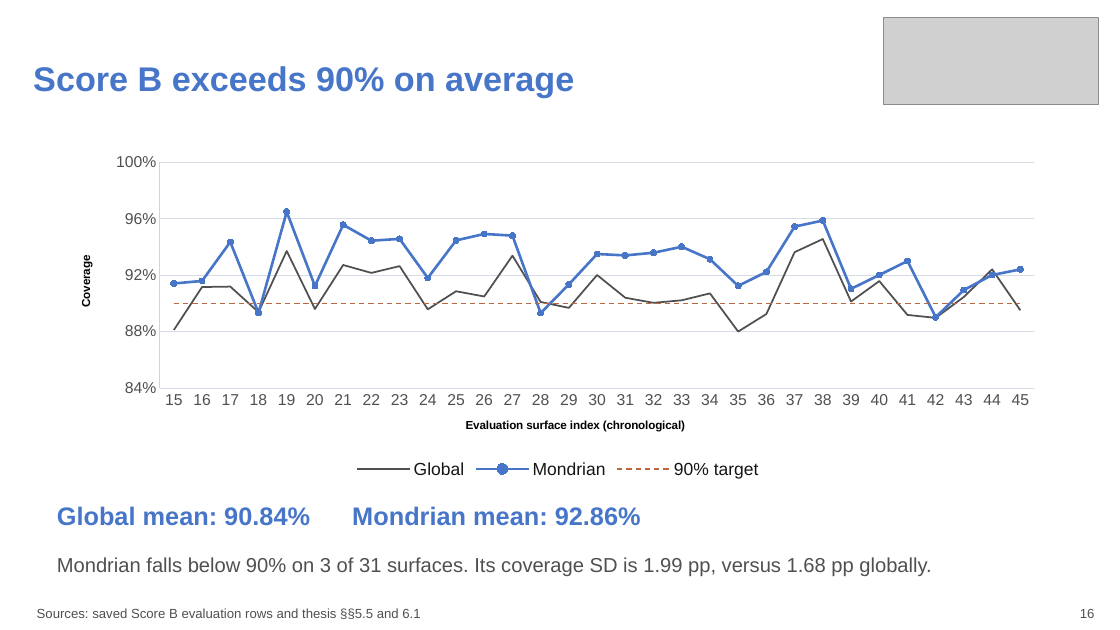
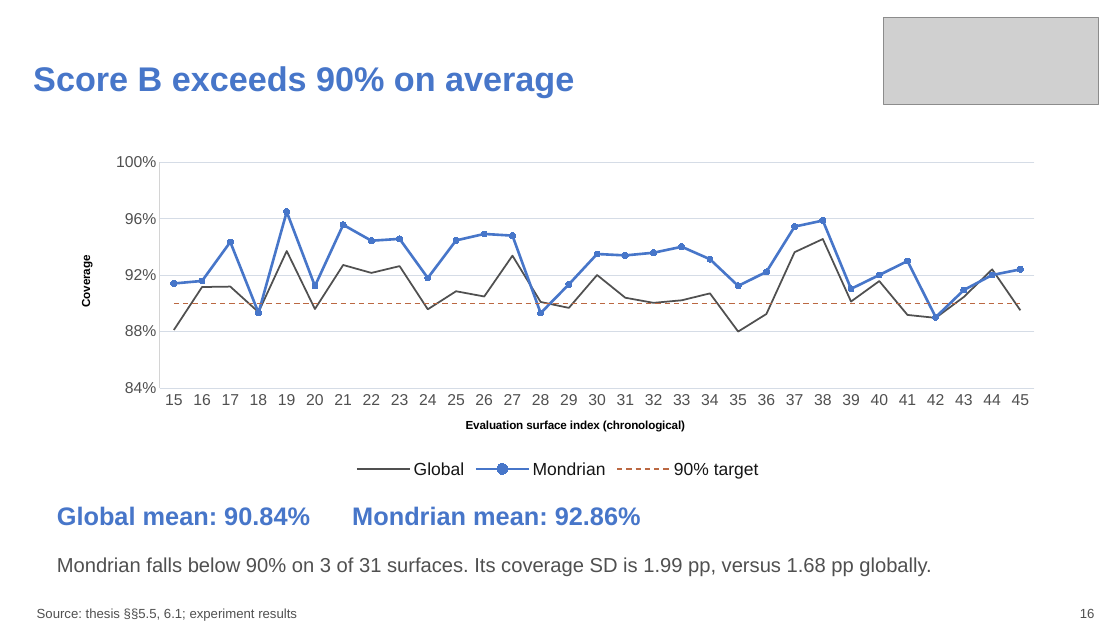
Before and after one commit to aniketnighot/conformal-prediction-thesis, a slide deck: slide 16 of presentations/thesis_defence_complete_verified.pptx. Drawn at 1120x630 pixels with LibreOffice and Linux fonts; fonts in the diff are those of the drawing; grey boxes stand for pictures. Boxes give left, top, right and bottom in pixels: in the first picture for what was removed or moved away, otherwise in the second. Text is boxed around its words. In the diff, an @@ line names an element or a change of style, - is before the commit and + after.

Commit message:
Update thesis defence presentation references and caveats

```diff
--- a/presentations/thesis_defence_complete_verified.pptx
+++ b/presentations/thesis_defence_complete_verified.pptx
@@ text at (x1=37, y1=608, x2=297, y2=621): text changed @@
-Sources: saved Score B evaluation rows and thesis §§5.5 and 6.1
+Source: thesis §§5.5, 6.1; experiment results
```
Also in this commit, not shown: 28 other slides changed.
